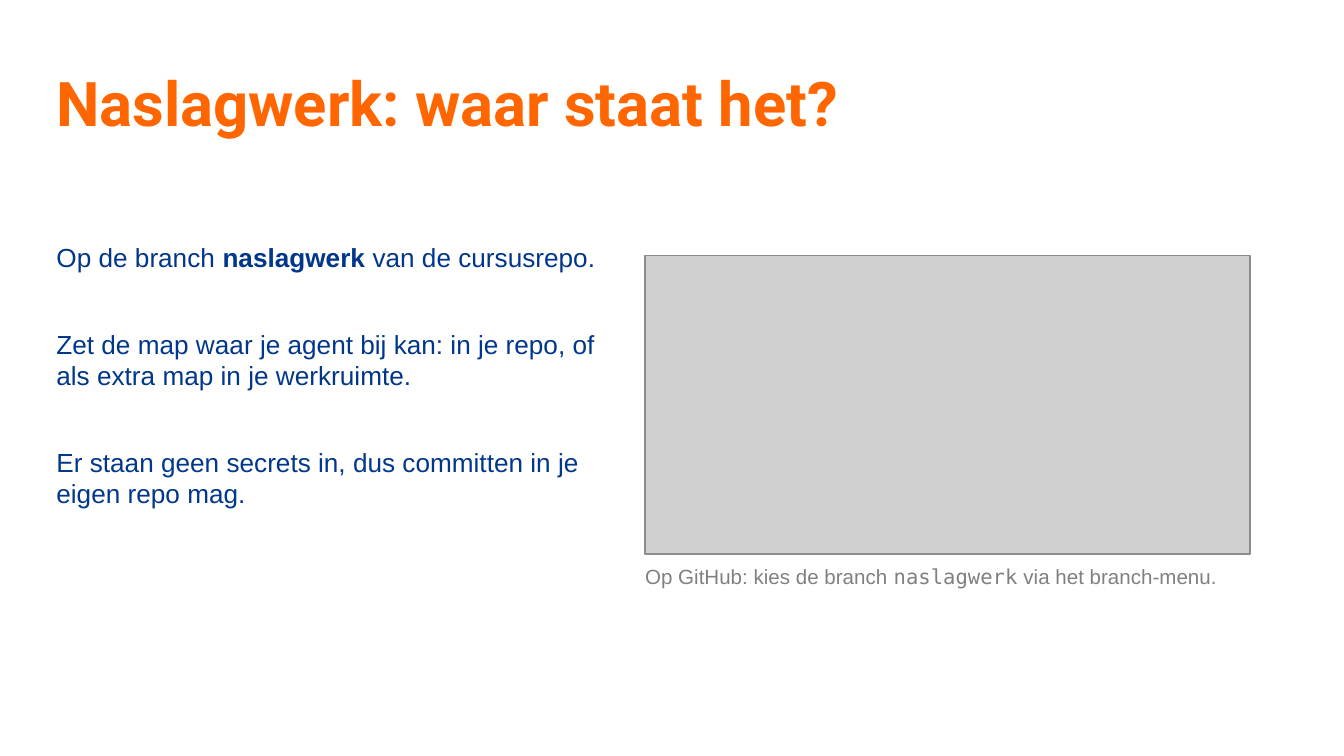
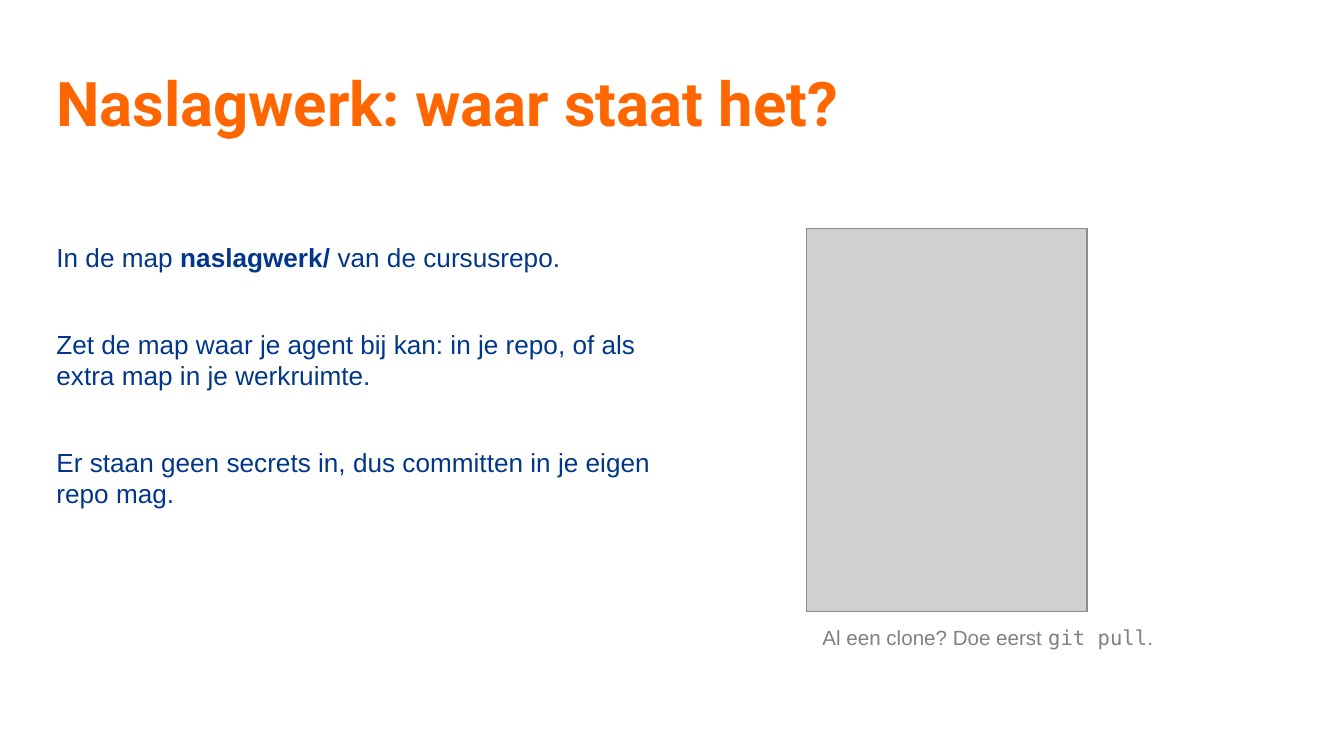
Before and after one commit to TeamNLSportScienceCentre/teamnl-agentic-engineering, a slide deck: slide 41 of docs/agentic-engineering-sessie-1.pptx. Drawn at 1344x756 pixels with LibreOffice and Linux fonts; fonts in the diff are those of the drawing; grey boxes stand for pictures; background and template pictures are left out. Boxes give left, top, right and bottom in pixels: in the first picture for what was removed or moved away, otherwise in the second. Text is boxed around its words. In the diff, an @@ line names an element or a change of style, - is before the commit and + after.

```diff
--- a/docs/agentic-engineering-sessie-1.pptx
+++ b/docs/agentic-engineering-sessie-1.pptx
@@ picture: place and size @@
-picture at (645,255,1250,554)
+picture at (806,228,1087,612)
@@ text at (56,248,560,273): text changed @@
-Op de branch naslagwerk van de cursusrepo.
+In de map naslagwerk/ van de cursusrepo.
@@ text at (822,629,1153,650): text changed @@
-Op GitHub: kies de branch naslagwerk via het branch-menu.
+Al een clone? Doe eerst git pull.
```
Also in this commit, not shown: 5 other slides changed, 1 slide added, 1 slide removed, 3 other files.
